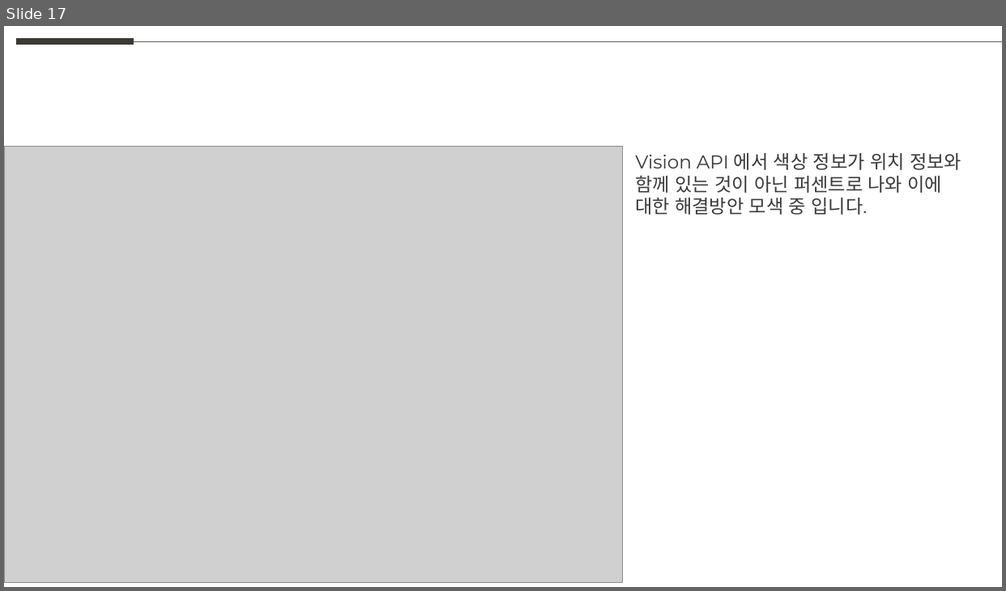
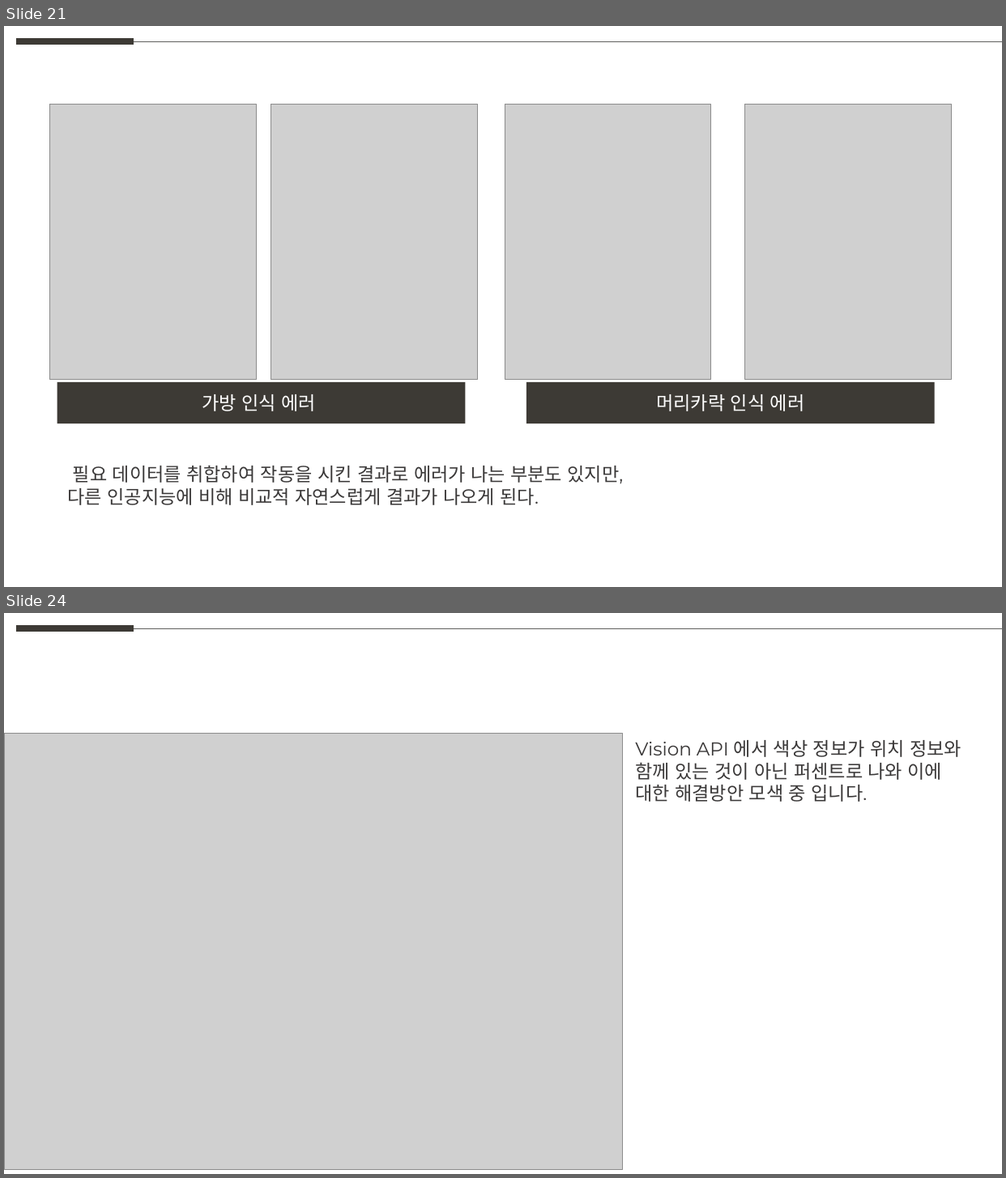
Before and after one commit to weaknessHero/Project_AvatarS, a slide deck: 발표자료/PPT_230727.pptx. Shown one above the other, each under a label of ours: slide 17 before the commit, slides 21 and 24 after it; the slides between them are not shown. The pictures are 1006x591 and 1006x1178 pixels, drawn with LibreOffice and Linux fonts; fonts in the diff are those of the drawing; grey boxes stand for pictures. Boxes give left, top, right and bottom in pixels: in the first picture for what was removed or moved away, otherwise in the second. Text is boxed around its words. In the diff, an @@ line names an element or a change of style, - is before the commit and + after.

```diff
--- a/발표자료/PPT_230727.pptx
+++ b/발표자료/PPT_230727.pptx
@@ slide 21 added at [4, 26, 1002, 587], background #FFFFFF @@
@@ line added from (17, 41) to (134, 41), #3D3A35 6 pt @@
@@ line added from (134, 41) to (1002, 41), #5F5F5D 0.5 pt @@
@@ picture added at [49, 105, 256, 380] @@
@@ picture added at [271, 105, 478, 380] @@
@@ picture added at [505, 105, 711, 380] @@
@@ picture added at [745, 105, 952, 380] @@
@@ rectangle added at [57, 382, 465, 425], fill #3D3A35, 18 pt, text #FFFFFF @@
+가방 인식 에러
@@ rectangle added at [526, 382, 935, 425], fill #3D3A35, 18 pt, text #FFFFFF @@
+머리카락 인식 에러
@@ text added at [68, 465, 624, 506], 18 pt, text #3A3838 @@
+필요 데이터를 취합하여 작동을 시킨 결과로 에러가 나는 부분도 있지만,
+다른 인공지능에 비해 비교적 자연스럽게 결과가 나오게 된다.
@@ what was slide 17 is now slide 24 @@
```
Also in this commit, not shown: 3 slides changed, 6 other slides added, 3 slides removed, 2 other files.
